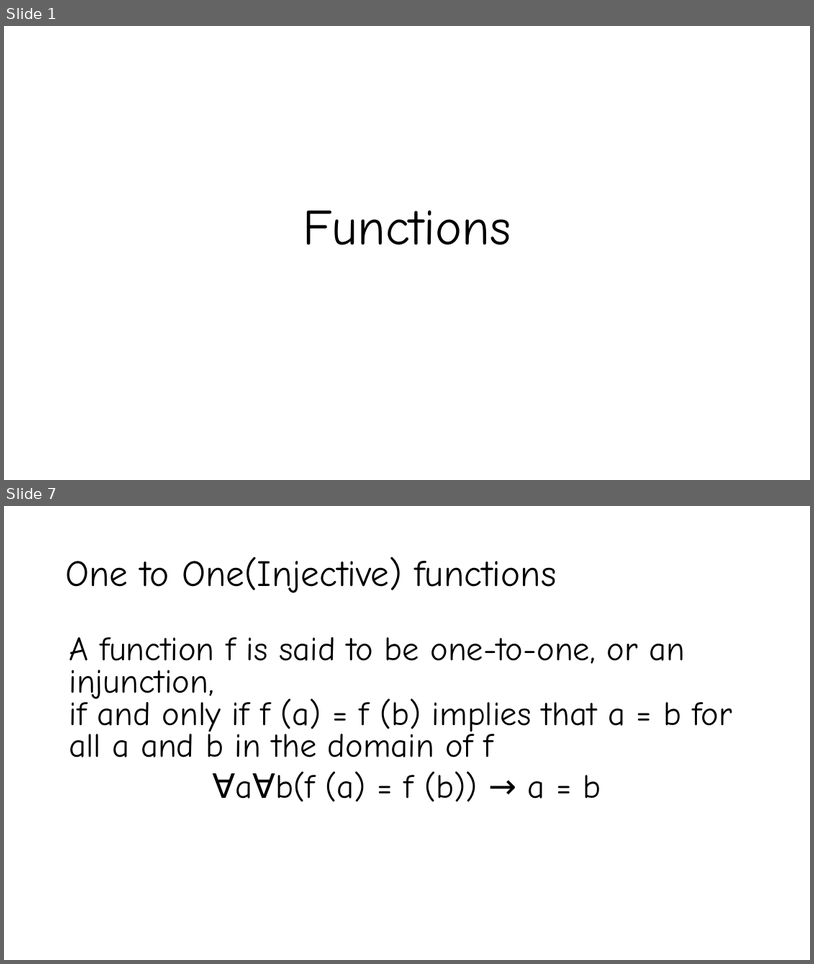
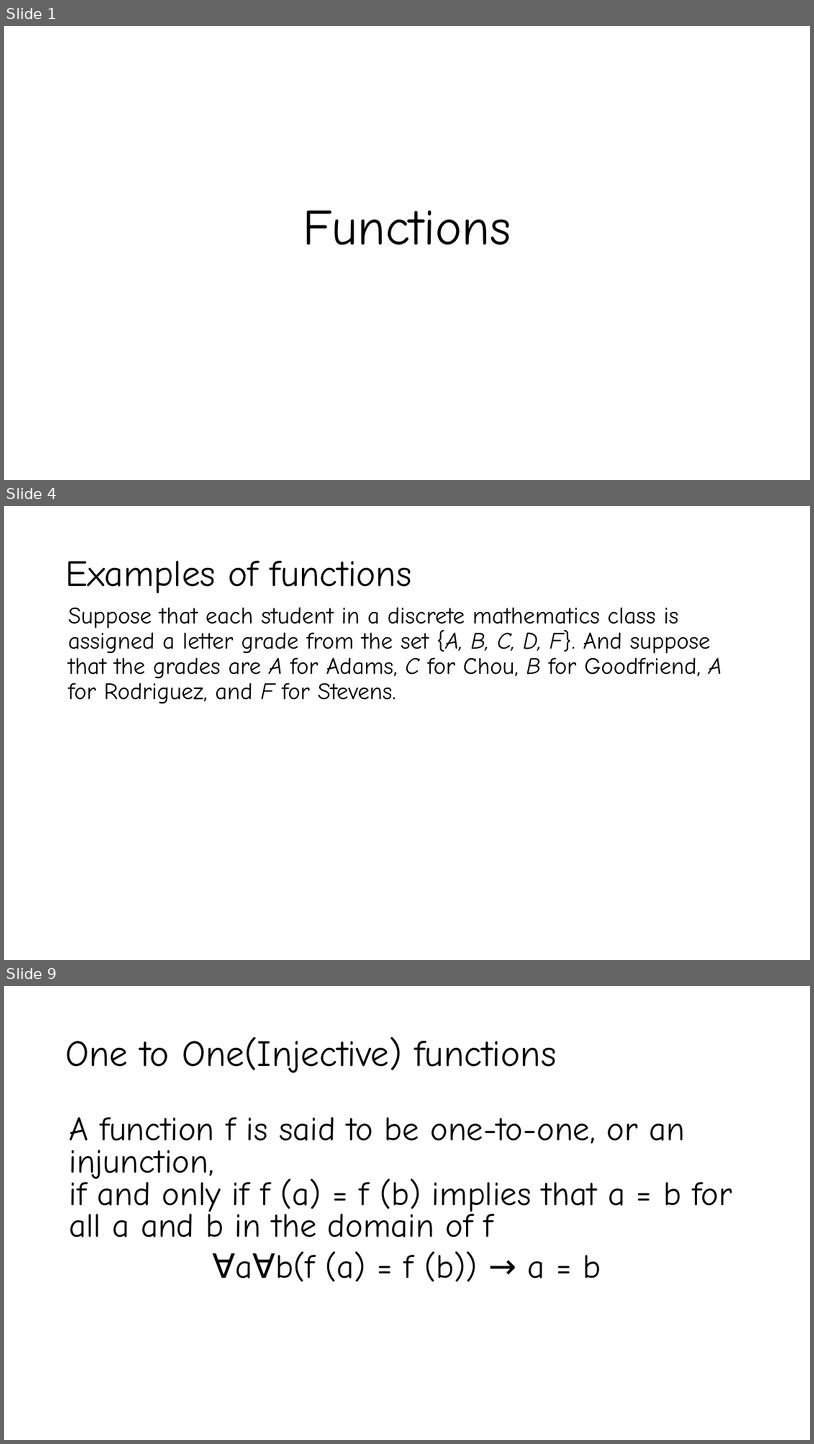
Before and after one commit to YeasirRayhanPrince/yeasirrayhanprince.github.io, a slide deck: cse106/slides/Lecture5.pptx. Shown one above the other, each under a label of ours: slides 1 and 7 before the commit, slides 1, 4 and 9 after it; the slides between them are not shown. The pictures are 814x964 and 814x1444 pixels, drawn with LibreOffice and Linux fonts; fonts in the diff are those of the drawing. Boxes give left, top, right and bottom in pixels: in the first picture for what was removed or moved away, otherwise in the second. Text is boxed around its words. In the diff, an @@ line names an element or a change of style, - is before the commit and + after.

```diff
--- a/cse106/slides/Lecture5.pptx
+++ b/cse106/slides/Lecture5.pptx
@@ slide 4 added at (4,506,810,960), background #FFFFFF @@
@@ title added at (65,561,412,593), 44 pt, text #000000 @@
+Examples of functions
@@ text added at (68,607,723,703), 28 pt, text #000000 @@
+Suppose that each student in a discrete mathematics class is assigned a letter grade from the set {A, B, C, D, F}. And suppose that the grades are A for Adams, C for Chou, B for Goodfriend, A for Rodriguez, and F for Stevens.
@@ what was slide 7 is now slide 9 @@
```
Also in this commit, not shown: 7 slides changed, 4 other slides added, 1 slide removed, 6 other files.
